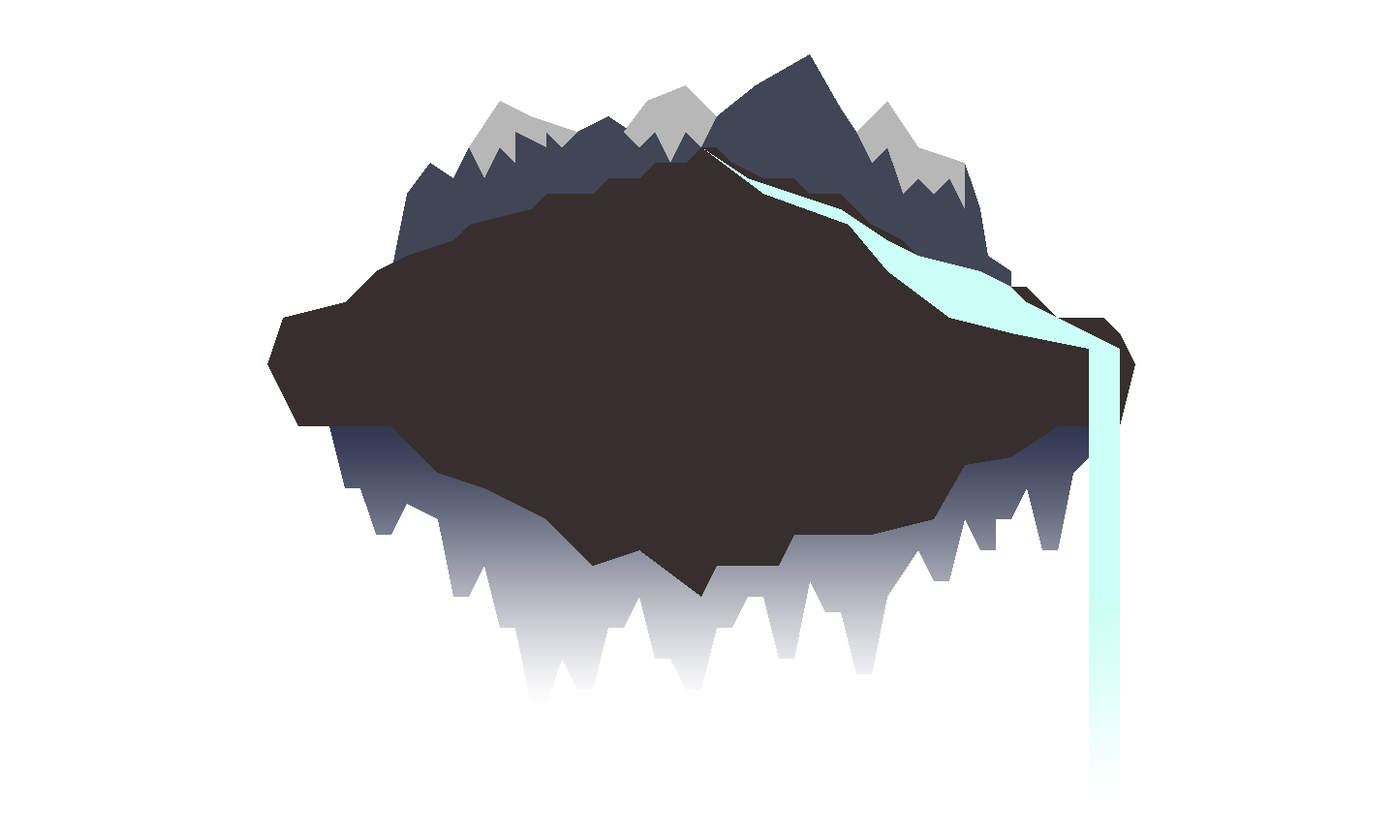
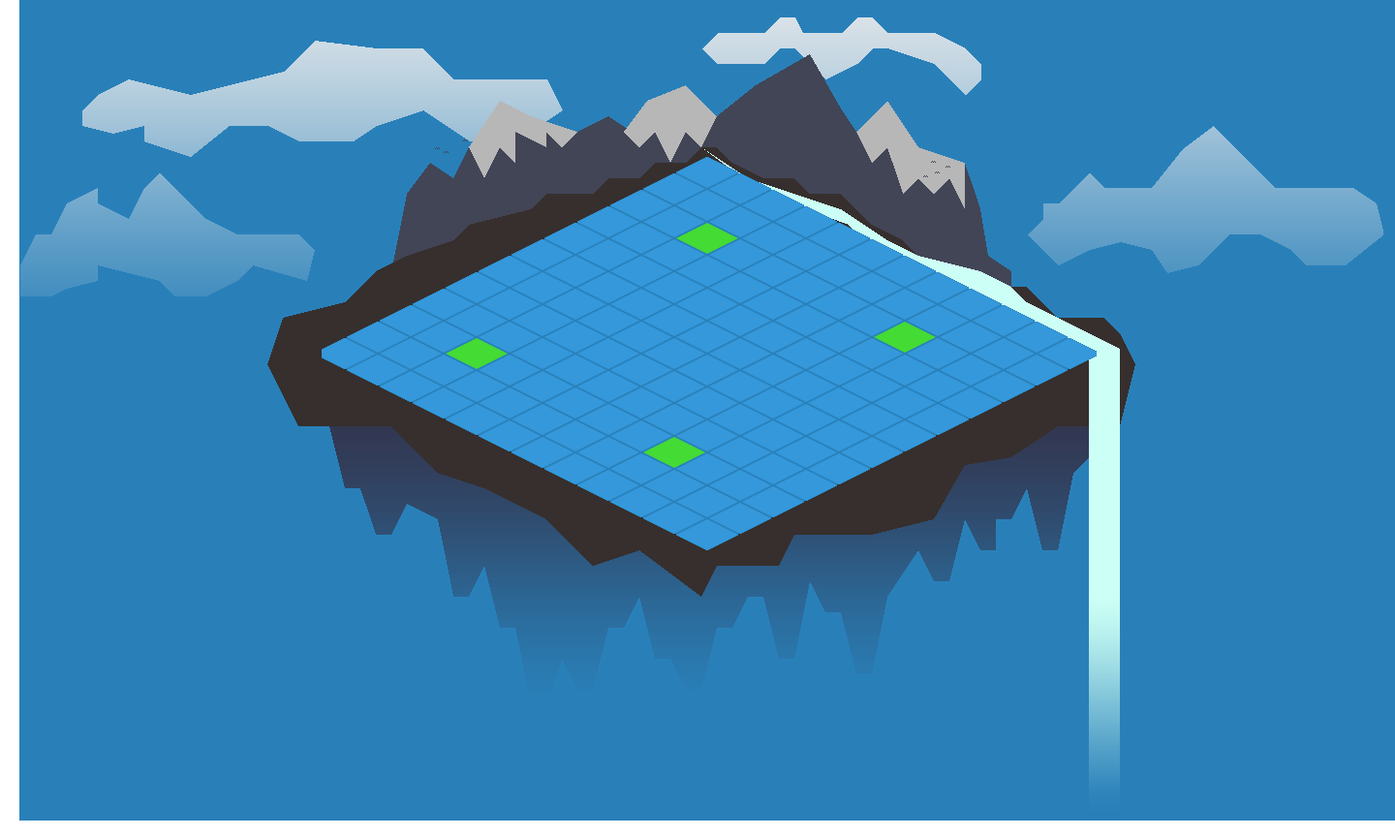
Before/after of a (1395, 837) layered artwork. What changed in the layer stack:
showed "fg" over [321, 156, 1097, 551]
added layer "birds" in group "all" over [434, 139, 951, 178]
showed "clouds" over [20, 17, 1384, 297]
showed "bg" over [19, 0, 1395, 821]
